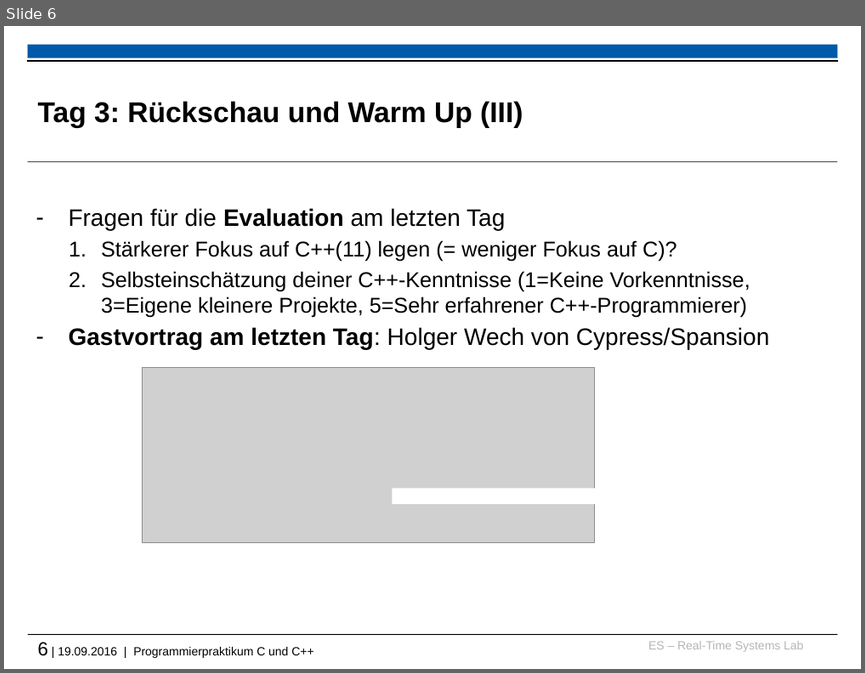
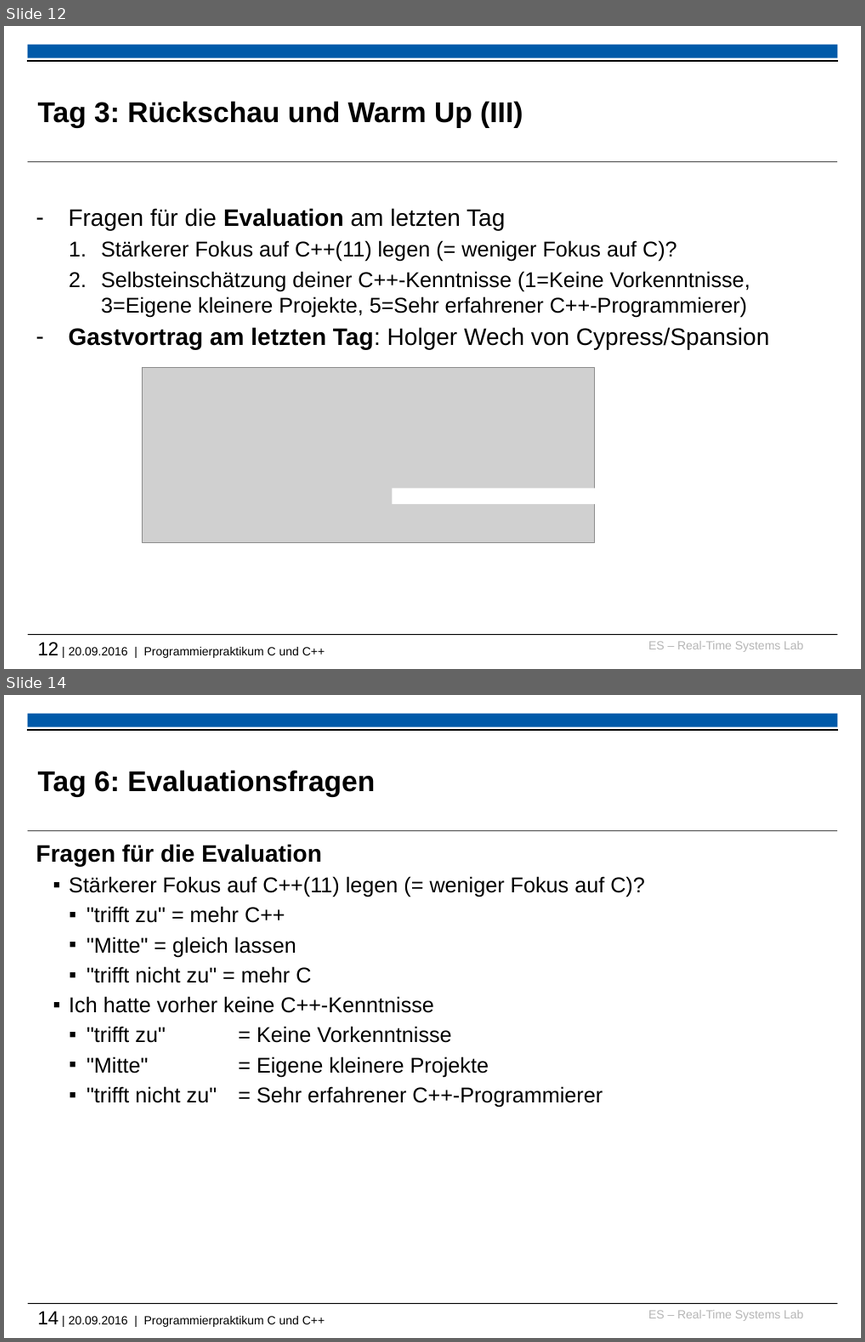
Before and after one commit to h82k/tud-cppp, a slide deck: 2016/recap_and_warmup_slides.pptx. Shown one above the other, each under a label of ours: slide 6 before the commit, slides 12 and 14 after it; the slides between them are not shown. The pictures are 865x673 and 865x1342 pixels, drawn with LibreOffice and Linux fonts; fonts in the diff are those of the drawing; grey boxes stand for pictures; background and template pictures are left out. Boxes give left, top, right and bottom in pixels: in the first picture for what was removed or moved away, otherwise in the second. Text is boxed around its words. In the diff, an @@ line names an element or a change of style, - is before the commit and + after.

```diff
--- a/2016/recap_and_warmup_slides.pptx
+++ b/2016/recap_and_warmup_slides.pptx
@@ slide 14 added at (4,695,861,1338), background #FFFFFF; not listed: 6 template elements that a slide beside it also shows @@
@@ title added at (38,770,375,797), 24 pt, text #000000, bold @@
+Tag 6: Evaluationsfragen
@@ text added at (36,844,645,1107), 18 pt, text #000000 @@
+Fragen für die Evaluation
+  ▪ Stärkerer Fokus auf C++(11) legen (= weniger Fokus auf C)?
+    ▪ "trifft zu" = mehr C++
+    ▪ "Mitte" = gleich lassen
+    ▪ "trifft nicht zu" = mehr C
+  ▪ Ich hatte vorher keine C++-Kenntnisse
+    ▪ "trifft zu" = Keine Vorkenntnisse
+    ▪ "Mitte" = Eigene kleinere Projekte
+    ▪ "trifft nicht zu" = Sehr erfahrener C++-Programmierer
@@ what was slide 6 is now slide 12 @@
@@ text at (38,641,324,658): text changed @@
-6 | 19.09.2016 | Programmierpraktikum C und C++
+12 | 20.09.2016 | Programmierpraktikum C und C++
```
Also in this commit, not shown: 2 other slides added, 3 other files.
